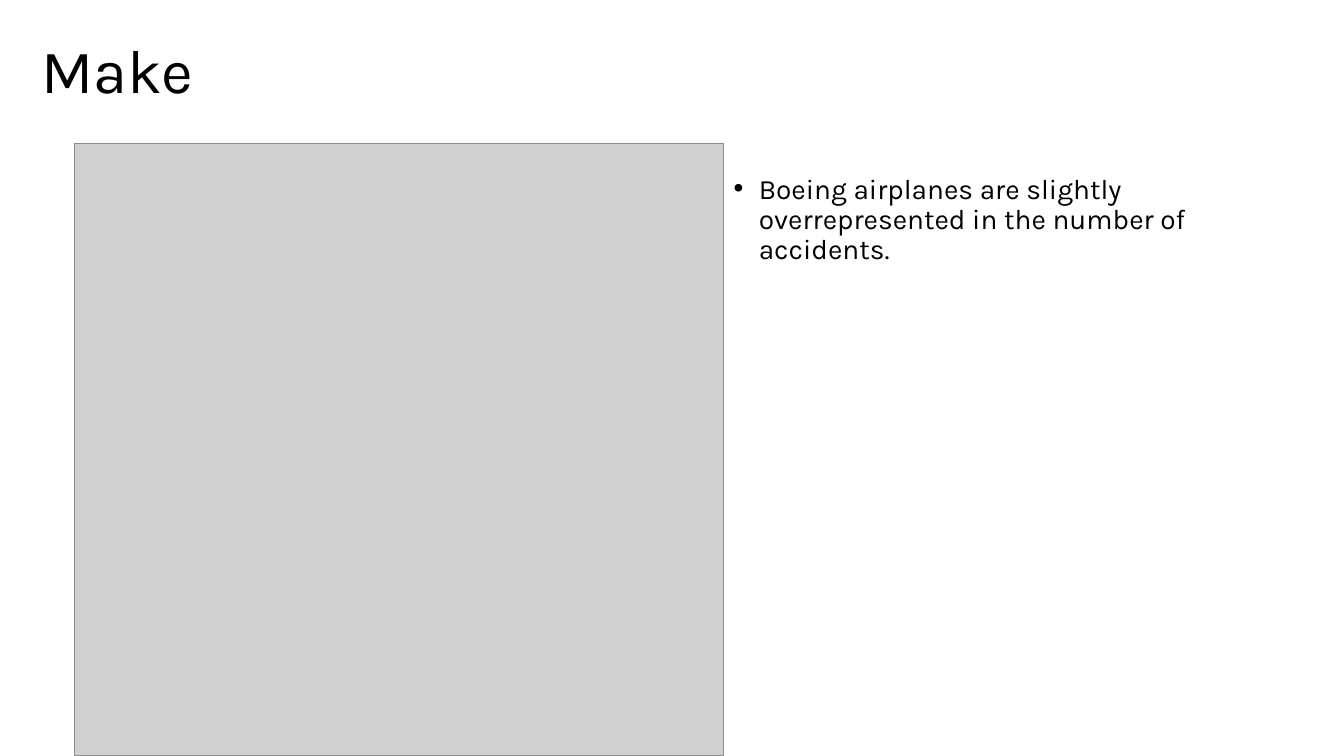
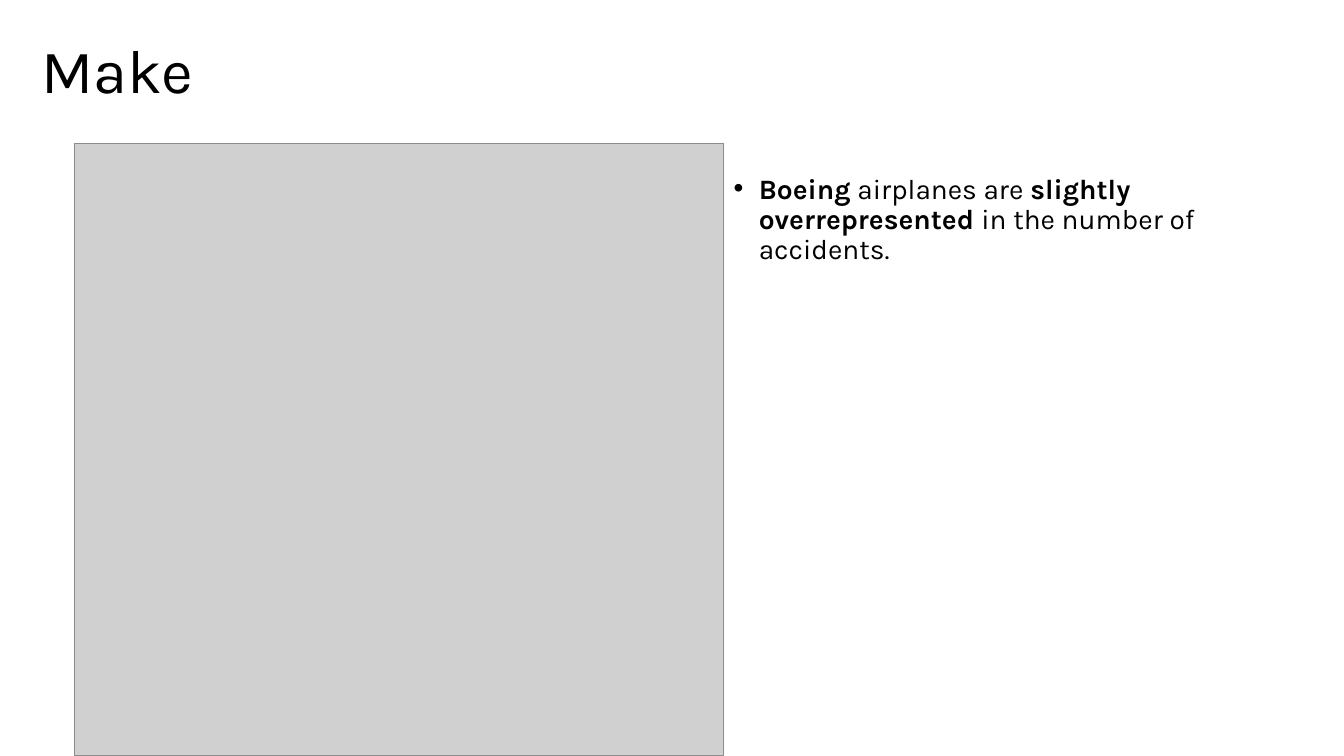
Before and after one commit to jgoett2/AirplaneRecommendations, a slide deck: slide 6 of Presentation.pptx. Drawn at 1344x756 pixels with LibreOffice and Linux fonts; fonts in the diff are those of the drawing; grey boxes stand for pictures. Boxes give left, top, right and bottom in pixels: in the first picture for what was removed or moved away, otherwise in the second. Text is boxed around its words. In the diff, an @@ line names an element or a change of style, - is before the commit and + after.

```diff
--- a/Presentation.pptx
+++ b/Presentation.pptx
@@ text "Boeing airplanes are slightly overrepresented ..." at (759,179,1195,260): bold on in "Boeing slightly overrepresented" @@
```
Also in this commit, not shown: 3 other slides changed, 3 other files.
